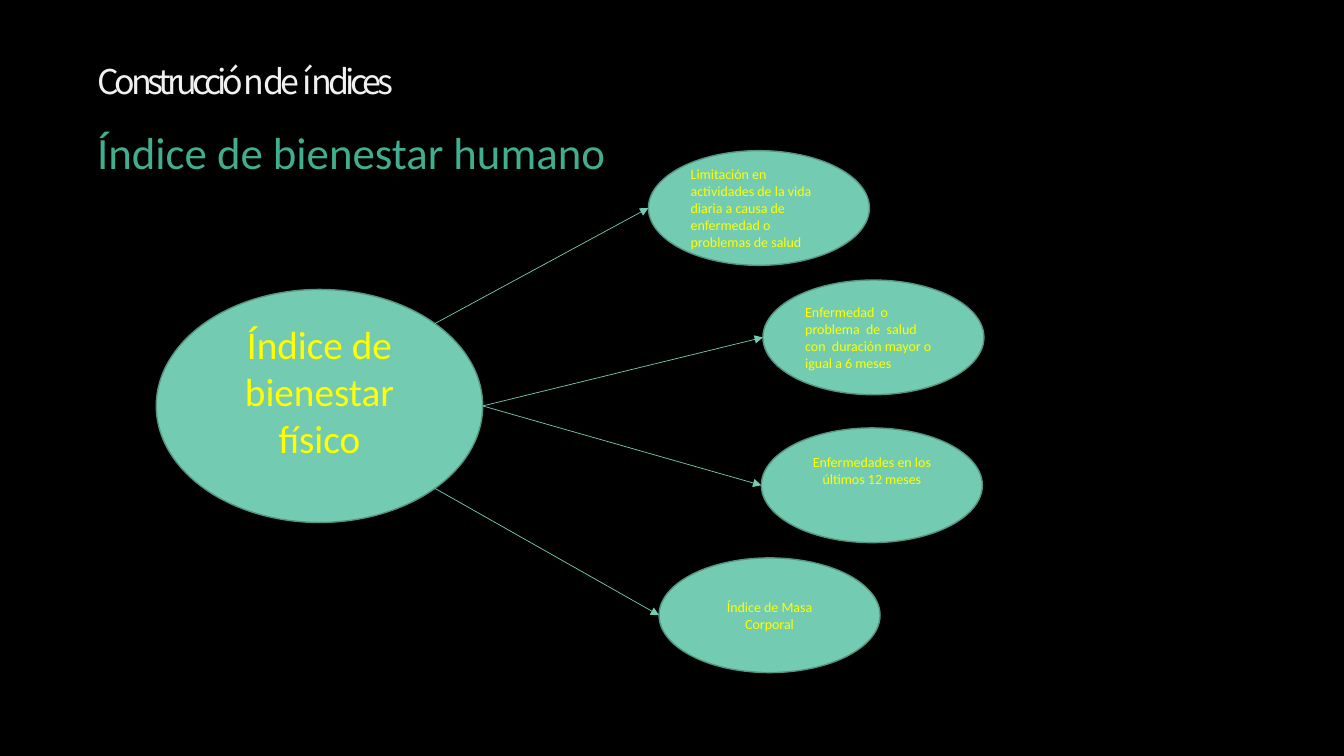
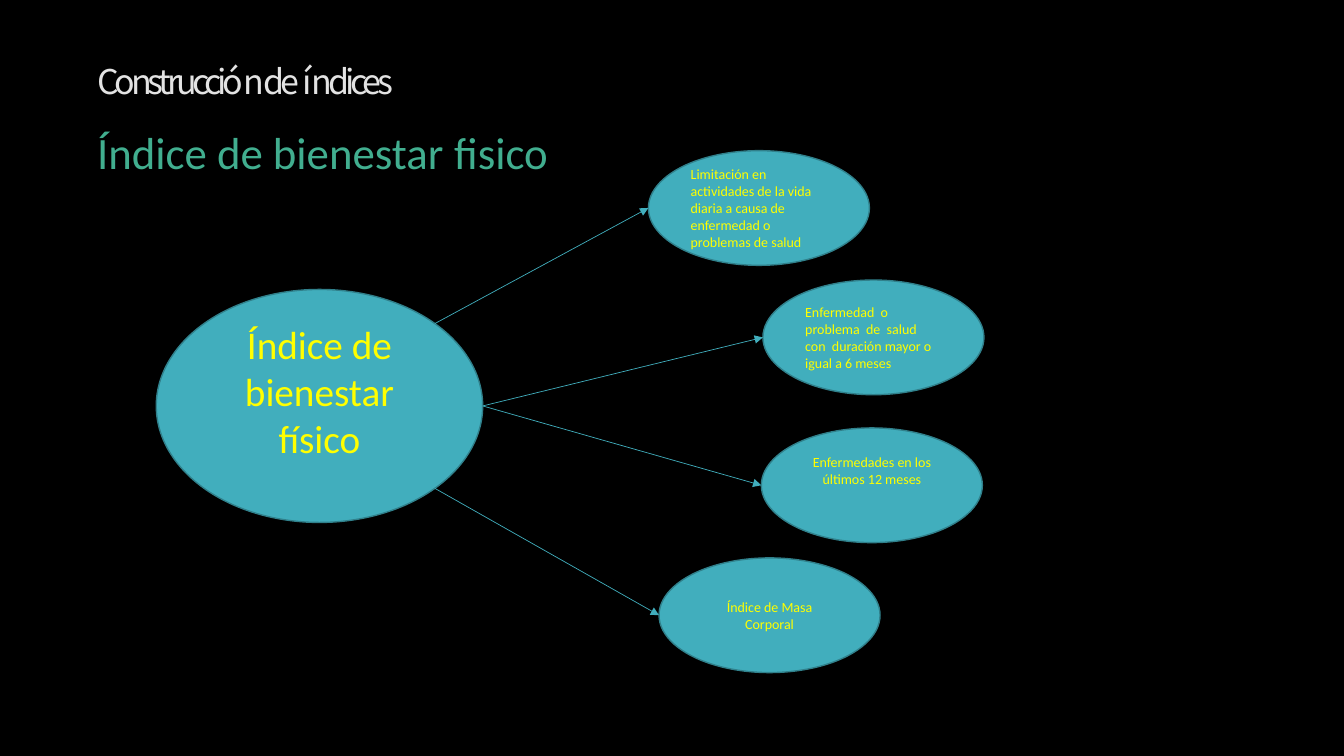
Before and after one commit to Sud-Austral/ds_indices, a slide deck: slide 19 of indices.pptx (slide 13 before the commit). Drawn at 1344x756 pixels with LibreOffice and Linux fonts; fonts in the diff are those of the drawing; background and template pictures are left out. Boxes give left, top, right and bottom in pixels: in the first picture for what was removed or moved away, otherwise in the second. Text is boxed around its words. In the diff, an @@ line names an element or a change of style, - is before the commit and + after.

```diff
--- a/indices.pptx
+++ b/indices.pptx
@@ text at (97,132,548,170): text changed @@
-Índice de bienestar humano
+Índice de bienestar fisico
@@ arrow (435, 324) - (648, 208): stroke #73CBB2 0.5 pt to #41AEBD 0.5 pt @@
@@ arrow (483, 406) - (763, 338): stroke #73CBB2 0.5 pt to #41AEBD 0.5 pt @@
@@ arrow (483, 406) - (761, 485): stroke #73CBB2 0.5 pt to #41AEBD 0.5 pt @@
@@ arrow (435, 488) - (659, 615): stroke #73CBB2 0.5 pt to #41AEBD 0.5 pt @@
@@ fill #73CBB2 to #41AEBD; outline #559684 1 pt to #30818C 1 pt in 5 elements at (156,289,483,522), (763,280,984,395), (648,150,869,265), (761,429,982,543), (659,559,880,674) @@
```
Also in this commit, not shown: 20 other slides changed, 14 slides added, 7 slides removed.
